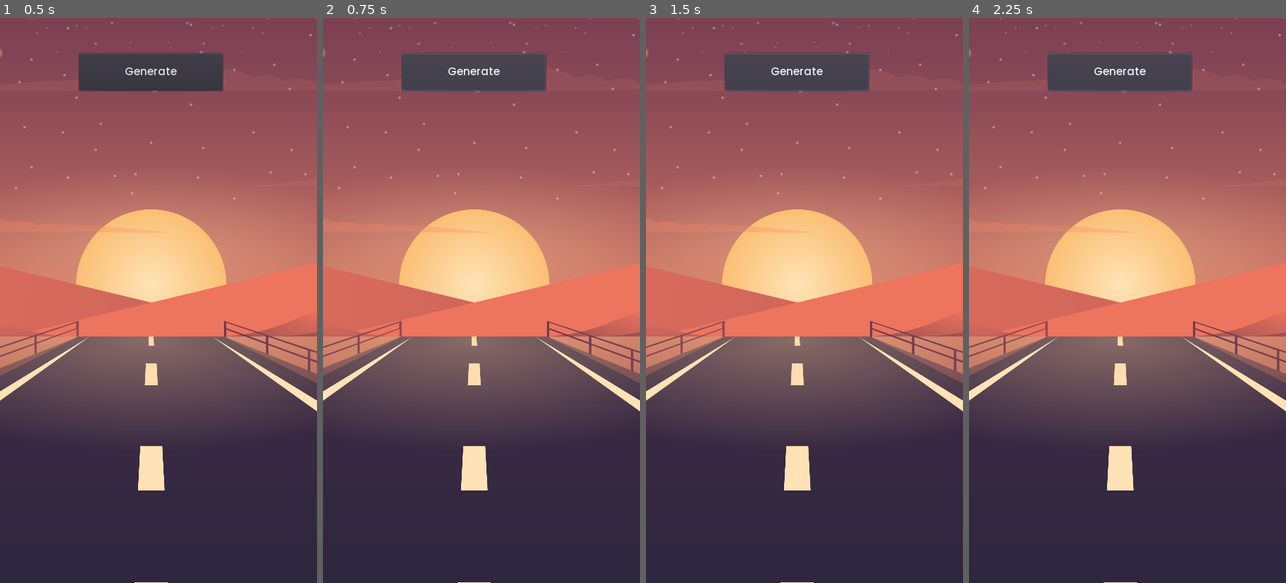
Above: before the commit, frames 1-4 (left to right).
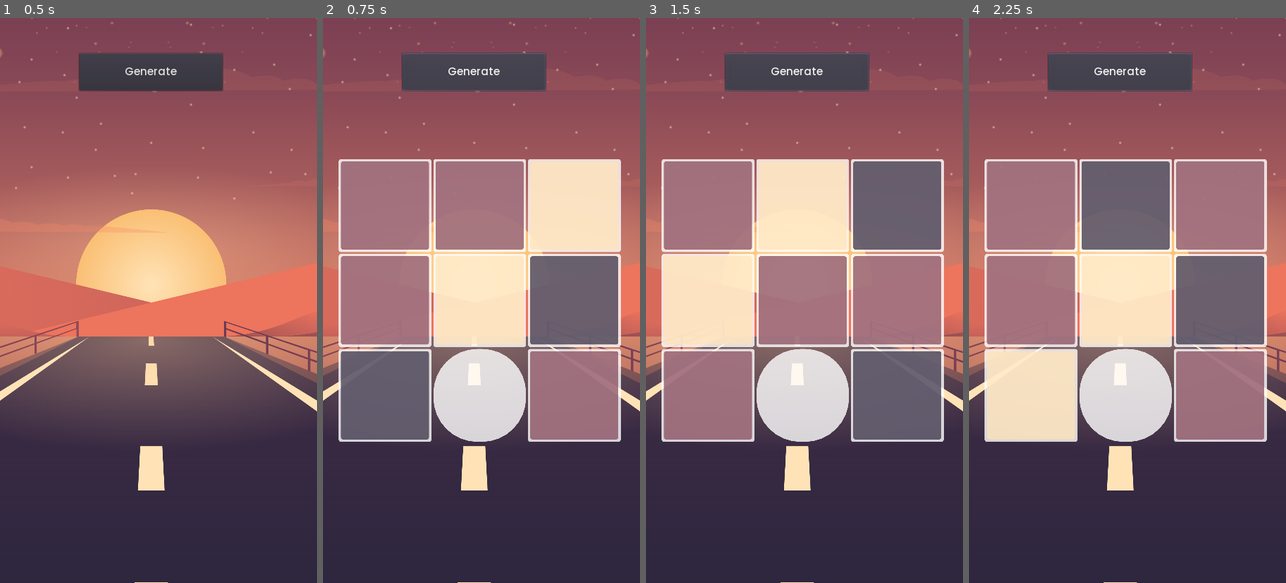
Above: after the commit, the same moments.

Repository: Cofica17/ColorCubes
Game: Godot game, scene res://levels_creator/LevelsCreator.tscn
Two runs of this game, one before a commit and one after it. Both use one fixed random seed, a clock stepped at 60 frames per second and the inputs below. The engine's default icon, where the game draws it, is replaced by a stand-in: a white triangle on a blue panel in a dark square.
Inputs:
- Up to frame 1 (0.5 s): no input
- Up to frame 2 (0.75 s): click "Generate" at 0.5 s
- Up to frame 3 (1.5 s): click "Generate" at 1.25 s
- Up to frame 4 (2.25 s): click "Generate" at 2 s

Frame 1 is identical in both runs. In frame 2, 40% of the frame differs, in the area x 4-94%, y 25-75%; in frame 3, 41%; in frame 4, 42%.

Commit message:
created level reader for classic pack

Diff:
--- a/board_themes/BoardThemes.gd
+++ b/board_themes/BoardThemes.gd
@@ -6,10 +6,10 @@
 		1 : "#b3ffe3b5",
 		2 : "#b3824254",
 		3 : "#b3d67a66",
-		4 : "b3ad5e5e",
+		4 : "b3e8bd75",
 		5 : "b3c2a3ad",
 		6 : "b3c9a396",
-		7 : "b3e8bd75"
+		7 : "b3ad5e5e"
 	},
 	"connection_rects_icons" : {
 		0 : load("res://assets/desert/icons/cacstus.png"),
--- /dev/null
+++ b/level_generator/LevelGenerator.gd
@@ -0,0 +1,45 @@
+extends Node
+
+var GridRectScene = load("res://scenes/ColoredGridRect.tscn")
+var MoveableGridRectScene = load("res://scenes/MoveableGridRect.tscn")
+
+func generate_puzzle(grid:Grid, pack:int, puzzle:Dictionary) -> void:
+	match pack:
+		Levels.PACKS.CLASSIC:
+			generate_classic_puzzle(grid, puzzle)
+
+
+func generate_classic_puzzle(grid:Grid, puzzle:Dictionary) -> void:
+	var idx = 0
+
+	var board_side_size:int = sqrt(puzzle.board_size)
+	var board_size:int = puzzle.board_size
+	grid.rows = board_side_size
+	grid.columns = board_side_size
+
+	var column = 0
+	var row = 0
+
+	for grid_rect_data in puzzle.grid_rects:
+		var grid_rect:GridRect = GridRectScene.instance()
+
+		if grid_rect_data.is_control:
+			grid_rect = MoveableGridRectScene.instance()
+		else:
+			grid_rect = GridRectScene.instance()
+
+		grid.add_grid_rect(grid_rect)
+		grid_rect.column = column
+		grid_rect.row = row
+		grid_rect.id = idx
+		idx += 1
+
+		if not grid_rect_data.is_control:
+			grid_rect.set_color(Global.current_theme.colors[int(grid_rect_data.color)])
+
+		if (board_size % (column + 1)) == 0 and not column == 0:
+			row += 1
+			column = 0
+		else:
+			column += 1
+			print(column)
--- a/levels_creator/LevelsCreator.gd
+++ b/levels_creator/LevelsCreator.gd
@@ -1,10 +1,11 @@
 extends Node2D
+
+signal levels_generated
 
 var root_folder = "user://"
 
 func _ready():
 	randomize()
-	generate_levels(Levels.PACKS.CLASSIC, Levels.DIFFICULTY.LEVEL_1)
 
 
 func generate_levels(pack, level) -> void:
@@ -24,44 +25,55 @@
 func generate_classic_levels(config_array:Array) -> Dictionary:
 	var result := {}
 
-	var level = 1
+	var level:int = 1
 
 	for configuration in config_array:
-		var board_size = configuration.board_size * configuration.board_size
+		var board_size = configuration.board_size
 		var colors = configuration.colors
 		var levels = configuration.levels
 
 		var mgr_idx =  randi() % board_size
 
 		for i in levels:
-			result[level] = {}
+			result[level] = {
+				"board_size" : board_size,
+				"grid_rects" : []
+			}
 
-			for j in board_size:
-				var random_color_idx = randi() % colors
+			var all_chosen_colors:Array = []
 
-				var grid_rect := {
-					"color" : random_color_idx,
-					"is_control" : false
-				}
+			while all_chosen_colors.size() != colors:
+				result[level]["grid_rects"] = []
 
-				if mgr_idx == j:
-					grid_rect.is_control = true
-					grid_rect.color = -1
+				for j in board_size:
+					var random_color_idx = randi() % colors
 
-				result[level][j] = grid_rect
+					if not all_chosen_colors.has(random_color_idx) and mgr_idx != j:
+						all_chosen_colors.append(random_color_idx)
 
-			result[level] = check_colors_and_adjust(configuration.min_amount_same_color_cubes, result[level])
+					var grid_rect := {
+						"color" : random_color_idx,
+						"is_control" : false
+					}
+
+					if mgr_idx == j:
+						grid_rect.is_control = true
+						grid_rect.color = -1
+
+					result[level]["grid_rects"].append(grid_rect)
+			print(all_chosen_colors.size())
+			print(all_chosen_colors)
+			result[level]["grid_rects"] = check_colors_and_adjust(configuration.min_amount_same_color_cubes, result[level]["grid_rects"])
 
 			level += 1
 
 	return result
 
 
-func check_colors_and_adjust(min_amount_same_color_cubes:int, level_details:Dictionary) -> Dictionary:
+func check_colors_and_adjust(min_amount_same_color_cubes:int, level_details:Array) -> Array:
 	var color_counter = {}
 
-	for i in level_details:
-		var grid_rect = level_details[i]
+	for grid_rect in level_details:
 
 		if grid_rect.is_control:
 			continue
@@ -82,8 +94,7 @@
 
 				var color_with_max_sum = _get_color_with_max_sum(color_counter.duplicate())
 
-				for j in level_details:
-					var grid_rect = level_details[j]
+				for grid_rect in level_details:
 
 					if grid_rect.is_control:
 						continue
@@ -108,3 +119,8 @@
 			m = color_counter[c]
 			idx = c
 	return idx
+
+
+func _on_Button_pressed():
+	generate_levels(Levels.PACKS.CLASSIC, Levels.DIFFICULTY.LEVEL_1)
+	emit_signal("levels_generated")
--- a/levels_creator/LevelsCreator.tscn
+++ b/levels_creator/LevelsCreator.tscn
@@ -56,3 +56,6 @@
 __meta__ = {
 "_edit_use_anchors_": false
 }
+
+[connection signal="levels_generated" from="LevelsCreator" to="." method="_on_LevelsCreator_levels_generated"]
+[connection signal="pressed" from="LevelsCreator/Button" to="LevelsCreator" method="_on_Button_pressed"]
--- a/levels_creator/configurations/classic/Classic_DF1.gd
+++ b/levels_creator/configurations/classic/Classic_DF1.gd
@@ -5,43 +5,43 @@
 
 var configuration = [
 			{
-				"board_size" : 3,
+				"board_size" : 9,
 				"colors" : 3,
 				"levels" : 10,
 				"min_amount_same_color_cubes" : 2
 			},
 			{
-				"board_size" : 3,
+				"board_size" : 9,
 				"colors" : 4,
 				"levels" : 10,
 				"min_amount_same_color_cubes" : 2
 			},
 			{
-				"board_size" : 4,
+				"board_size" : 16,
 				"colors" : 3,
 				"levels" : 10,
 				"min_amount_same_color_cubes" : 2
 			},
 			{
-				"board_size" : 4,
+				"board_size" : 16,
 				"colors" : 4,
 				"levels" : 20,
 				"min_amount_same_color_cubes" : 2
 			},
 			{
-				"board_size" : 4,
+				"board_size" : 16,
 				"colors" : 5,
 				"levels" : 20,
 				"min_amount_same_color_cubes" : 2
 			},
 			{
-				"board_size" : 5,
+				"board_size" : 25,
 				"colors" : 4,
 				"levels" : 20,
 				"min_amount_same_color_cubes" : 2
 			},
 			{
-				"board_size" : 5,
+				"board_size" : 25,
 				"colors" : 5,
 				"levels" : 10,
 				"min_amount_same_color_cubes" : 2
--- a/project.godot
+++ b/project.godot
@@ -56,6 +56,7 @@
 CheckSolution="*res://singletons/CheckSolution.gd"
 Levels="*res://singletons/Levels.gd"
 LevelsCreatorConfiguration="*res://levels_creator/LevelsCreatorConfiguration.gd"
+LevelGenerator="*res://level_generator/LevelGenerator.gd"
 
 [display]
 
--- a/scripts/Game.gd
+++ b/scripts/Game.gd
@@ -1,78 +1,61 @@
 extends Control
 tool
-
-var GridRectScene = load("res://scenes/ColoredGridRect.tscn")
-var MoveableGridRectScene = load("res://scenes/MoveableGridRect.tscn")
 
 onready var grid:Grid = get_node("Grid")
 
 
 func _ready():
 	Global.current_theme = BoardThemes.desert
-	#_generate_puzzle()
 	Global.connect("grid_rect_switched", self, "_check_solution")
 
 
 func _check_solution() -> void:
-	pass #TBA
-
-
-func _add_connection_rects(num_of_different_connection_rects:int, num_of_pairs:int) -> void:
-	if num_of_different_connection_rects > Global.total_number_of_diff_connection_rects:
-		num_of_different_connection_rects = Global.total_number_of_diff_connection_rects
-
-	var excluding = [grid.get_moveable_rect_id()]
-	var excluding_icons = []
-	for i in num_of_different_connection_rects:
-		var rnd_rect_icon = Utils.generate_random_int_excluding(0, Global.total_number_of_diff_connection_rects - 1, excluding_icons)
-
-		var used_colors = []
-
-		var counter:int = 0
-
-		while counter < num_of_pairs:
-			var rnd_rect_id = Utils.generate_random_int_excluding(0, grid.total_num_of_grid_rects - 1, excluding)
-			var grid_rect:ColoredGridRect = grid.grid_container.get_child(rnd_rect_id)
-
-			if grid_rect.get_rect_color() in used_colors:
-				continue
-
-			var rnd_tex = Global.current_theme.connection_rects_icons[rnd_rect_icon]
-			grid_rect.set_texture(rnd_tex)
-			excluding.append(rnd_rect_id)
-			used_colors.append(grid_rect.color)
-			counter += 1
-
-		excluding_icons.append(rnd_rect_icon)
+	if CheckSolution.is_grid_solved(grid):
+		var popup = PopupDialog.new()
+		popup.popup_exclusive = true
+		popup.show()
 
 
 func _generate_puzzle(puzzle:Dictionary) -> void:
 	grid.clear_grid_container()
 
-	var idx = 0
-
-	var mgr_idx =  Global.RNG.randi() % (grid.rows * grid.columns)
-
-	for i in grid.rows:
-		for j in grid.columns:
-			var grid_rect:GridRect = GridRectScene.instance()
-
-			var is_grid_rect = true
-
-			if mgr_idx == idx:
-				grid_rect = MoveableGridRectScene.instance()
-				is_grid_rect = false
-			else:
-				grid_rect = GridRectScene.instance()
-
-			grid.add_grid_rect(grid_rect)
-			grid_rect.column = j
-			grid_rect.row = i
-			grid_rect.id = idx
-			idx += 1
-
-			if is_grid_rect:
-				var random_color_idx = Global.RNG.randi() % Global.total_number_of_possible_colors
-				grid_rect.set_color(Global.current_theme.colors[random_color_idx])
+	LevelGenerator.generate_puzzle(grid, Levels.PACKS.CLASSIC, puzzle)
 
 	grid.call_deferred("adjust_board_size")
+
+
+func _on_LevelsCreator_levels_generated():
+	var file = File.new()
+	file.open("user://classic_dfl_1.json", File.READ)
+	var content:Dictionary = JSON.parse(file.get_as_text()).result
+	file.close()
+	_generate_puzzle(content["1"])
+
+
+#func _add_connection_rects(num_of_different_connection_rects:int, num_of_pairs:int) -> void:
+#	if num_of_different_connection_rects > Global.total_number_of_diff_connection_rects:
+#		num_of_different_connection_rects = Global.total_number_of_diff_connection_rects
+#
+#	var excluding = [grid.get_moveable_rect_id()]
+#	var excluding_icons = []
+#	for i in num_of_different_connection_rects:
+#		var rnd_rect_icon = Utils.generate_random_int_excluding(0, Global.total_number_of_diff_connection_rects - 1, excluding_icons)
+#
+#		var used_colors = []
+#
+#		var counter:int = 0
+#
+#		while counter < num_of_pairs:
+#			var rnd_rect_id = Utils.generate_random_int_excluding(0, grid.total_num_of_grid_rects - 1, excluding)
+#			var grid_rect:ColoredGridRect = grid.grid_container.get_child(rnd_rect_id)
+#
+#			if grid_rect.get_rect_color() in used_colors:
+#				continue
+#
+#			var rnd_tex = Global.current_theme.connection_rects_icons[rnd_rect_icon]
+#			grid_rect.set_texture(rnd_tex)
+#			excluding.append(rnd_rect_id)
+#			used_colors.append(grid_rect.color)
+#			counter += 1
+#
+#		excluding_icons.append(rnd_rect_icon)
